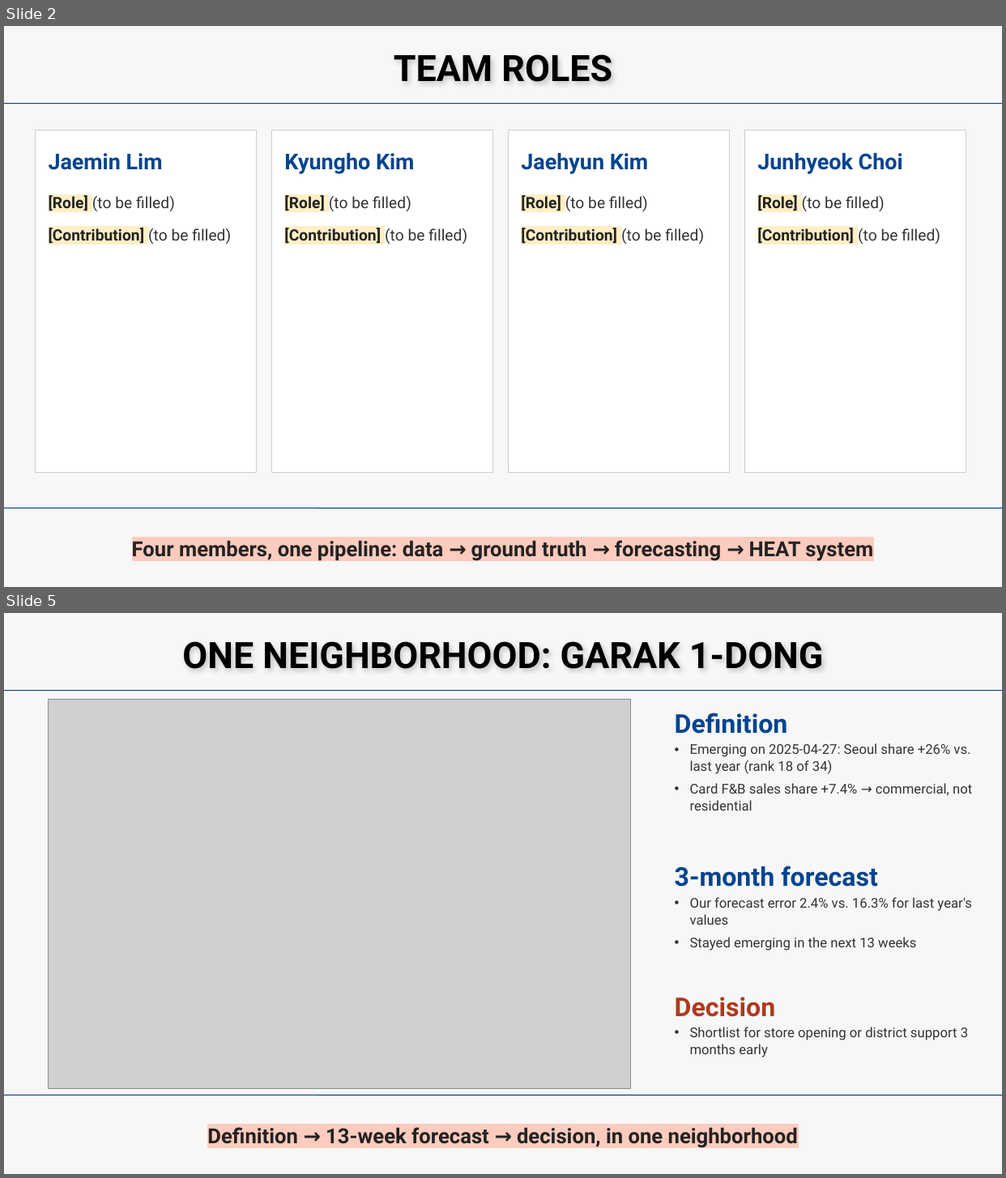
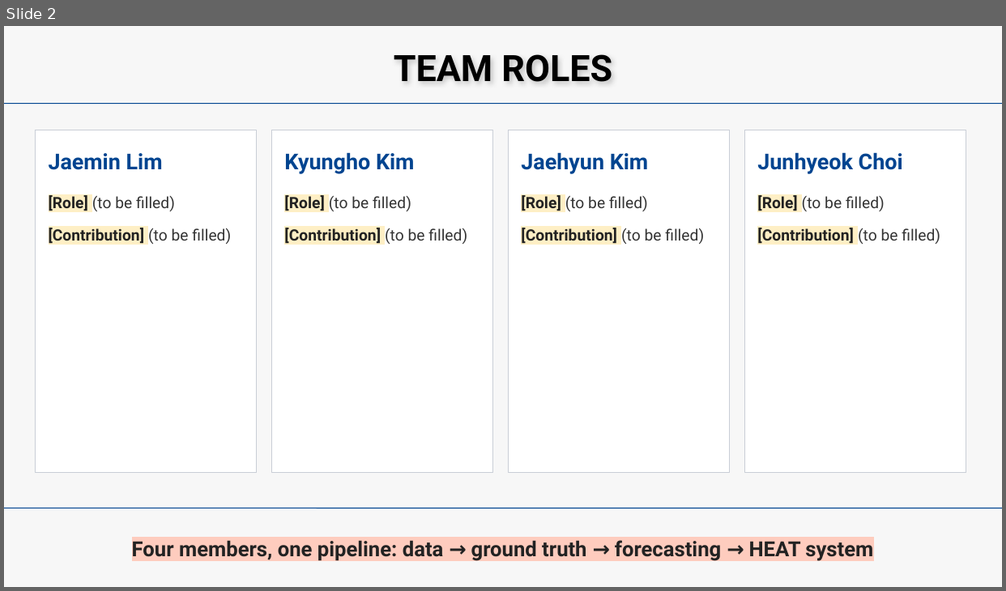
Before and after one commit to beblack127/HEAT, a slide deck: reports/gt_midterm/slides/HEAT_midterm.pptx. Shown one above the other, each under a label of ours: slides 2 and 5 before the commit, slide 2 after it; the slides between them are not shown. The pictures are 1006x1178 and 1006x591 pixels, drawn with LibreOffice and Linux fonts; fonts in the diff are those of the drawing; grey boxes stand for pictures. Boxes give left, top, right and bottom in pixels: in the first picture for what was removed or moved away, otherwise in the second. Text is boxed around its words. In the diff, an @@ line names an element or a change of style, - is before the commit and + after.

```diff
--- a/reports/gt_midterm/slides/HEAT_midterm.pptx
+++ b/reports/gt_midterm/slides/HEAT_midterm.pptx
@@ slide 5 removed at [4, 613, 1002, 1174], background #F7F7F7 @@
@@ text removed at [182, 641, 824, 669] @@
-ONE NEIGHBORHOOD: GARAK 1-DONG
@@ line removed from (4, 690) to (1002, 690) @@
@@ picture removed at [48, 699, 630, 1088] @@
@@ text removed at [675, 713, 788, 734] @@
-Definition
@@ text removed at [690, 743, 972, 811] @@
-• Emerging on 2025-04-27: Seoul share +26% vs. last year (rank 18 of 34)
-• Card F&B sales share +7.4% → commercial, not residential
@@ text removed at [675, 866, 878, 887] @@
-3-month forecast
@@ text removed at [690, 897, 971, 951] @@
-• Our forecast error 2.4% vs. 16.3% for last year's values
-• Stayed emerging in the next 13 weeks
@@ text removed at [675, 997, 776, 1017] @@
-Decision
@@ text removed at [690, 1027, 968, 1058] @@
-• Shortlist for store opening or district support 3 months early
@@ line removed from (4, 1096) to (1002, 1096) @@
@@ text removed at [207, 1127, 798, 1148] @@
-Definition → 13-week forecast → decision, in one neighborhood
```
Also in this commit, not shown: 6 slides changed, 4 slides added, 3 other slides removed, 13 other files.
